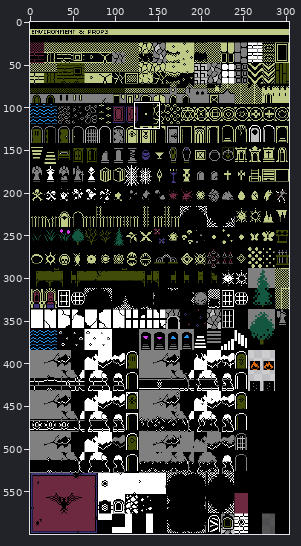
Edited in one commit: pixel-art file (Art/Enviornment_Props.aseprite). The first picture is a wide view before the edit; the outline marks the close-up.
Close-up. Old version:
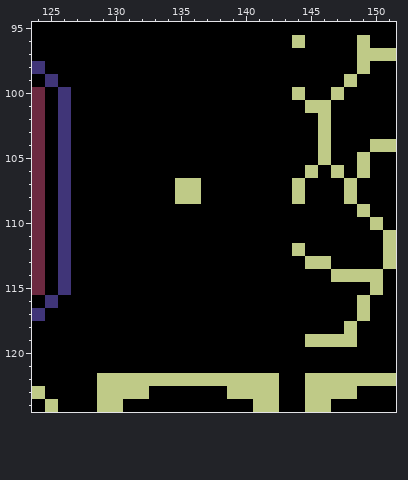
304x600 pixels, 1 frame. Shown: x 124..151, y 95..124. The commit also changed other parts of the picture, which this record leaves out.
The same view after the edit:
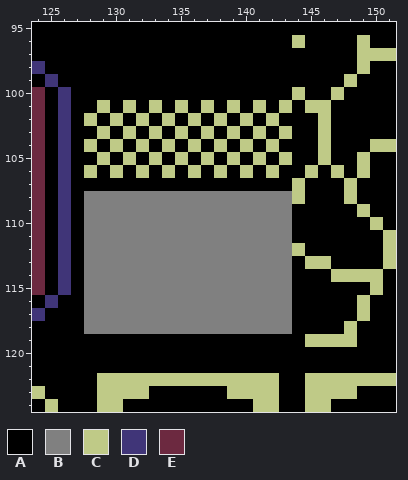
Palette (. is transparent): A #000000  B #808080  C #bfca87  D #403578  E #6c2940
Difference:
{"y":101,"x":129,"old":"A","new":"C"}
{"y":101,"x":131,"old":"A","new":"C"}
{"y":101,"x":133,"old":"A","new":"C"}
{"y":101,"x":135,"old":"A","new":"C"}
{"y":101,"x":137,"old":"A","new":"C"}
{"y":101,"x":139,"old":"A","new":"C"}
{"y":101,"x":141,"old":"A","new":"C"}
{"y":101,"x":143,"old":"A","new":"C"}
{"y":102,"x":128,"old":"A","new":"C"}
{"y":102,"x":130,"old":"A","new":"C"}
{"y":102,"x":132,"old":"A","new":"C"}
{"y":102,"x":134,"old":"A","new":"C"}
{"y":102,"x":136,"old":"A","new":"C"}
{"y":102,"x":138,"old":"A","new":"C"}
{"y":102,"x":140,"old":"A","new":"C"}
{"y":102,"x":142,"old":"A","new":"C"}
{"y":103,"x":129,"old":"A","new":"C"}
{"y":103,"x":131,"old":"A","new":"C"}
{"y":103,"x":133,"old":"A","new":"C"}
{"y":103,"x":135,"old":"A","new":"C"}
{"y":103,"x":137,"old":"A","new":"C"}
{"y":103,"x":139,"old":"A","new":"C"}
{"y":103,"x":141,"old":"A","new":"C"}
{"y":103,"x":143,"old":"A","new":"C"}
{"y":104,"x":128,"old":"A","new":"C"}
{"y":104,"x":130,"old":"A","new":"C"}
{"y":104,"x":132,"old":"A","new":"C"}
{"y":104,"x":134,"old":"A","new":"C"}
{"y":104,"x":136,"old":"A","new":"C"}
{"y":104,"x":138,"old":"A","new":"C"}
{"y":104,"x":140,"old":"A","new":"C"}
{"y":104,"x":142,"old":"A","new":"C"}
{"y":105,"x":129,"old":"A","new":"C"}
{"y":105,"x":131,"old":"A","new":"C"}
{"y":105,"x":133,"old":"A","new":"C"}
{"y":105,"x":135,"old":"A","new":"C"}
{"y":105,"x":137,"old":"A","new":"C"}
{"y":105,"x":139,"old":"A","new":"C"}
{"y":105,"x":141,"old":"A","new":"C"}
{"y":105,"x":143,"old":"A","new":"C"}
{"y":106,"x":128,"old":"A","new":"C"}
{"y":106,"x":130,"old":"A","new":"C"}
{"y":106,"x":132,"old":"A","new":"C"}
{"y":106,"x":134,"old":"A","new":"C"}
{"y":106,"x":136,"old":"A","new":"C"}
{"y":106,"x":138,"old":"A","new":"C"}
{"y":106,"x":140,"old":"A","new":"C"}
{"y":106,"x":142,"old":"A","new":"C"}
{"y":107,"x":135,"old":"CC","new":"AA"}
{"y":108,"x":128,"old":"AAAAAAACCAAAAAAA","new":"BBBBBBBBBBBBBBBB"}
{"y":109,"x":128,"old":"AAAAAAAAAAAAAAAA","new":"BBBBBBBBBBBBBBBB"}
{"y":110,"x":128,"old":"AAAAAAAAAAAAAAAA","new":"BBBBBBBBBBBBBBBB"}
{"y":111,"x":128,"old":"AAAAAAAAAAAAAAAA","new":"BBBBBBBBBBBBBBBB"}
{"y":112,"x":128,"old":"AAAAAAAAAAAAAAAA","new":"BBBBBBBBBBBBBBBB"}
{"y":113,"x":128,"old":"AAAAAAAAAAAAAAAA","new":"BBBBBBBBBBBBBBBB"}
{"y":114,"x":128,"old":"AAAAAAAAAAAAAAAA","new":"BBBBBBBBBBBBBBBB"}
{"y":115,"x":128,"old":"AAAAAAAAAAAAAAAA","new":"BBBBBBBBBBBBBBBB"}
{"y":116,"x":128,"old":"AAAAAAAAAAAAAAAA","new":"BBBBBBBBBBBBBBBB"}
{"y":117,"x":128,"old":"AAAAAAAAAAAAAAAA","new":"BBBBBBBBBBBBBBBB"}
{"y":118,"x":128,"old":"AAAAAAAAAAAAAAAA","new":"BBBBBBBBBBBBBBBB"}
{"label":"changed","picture_box":[84,100,292,334]}
